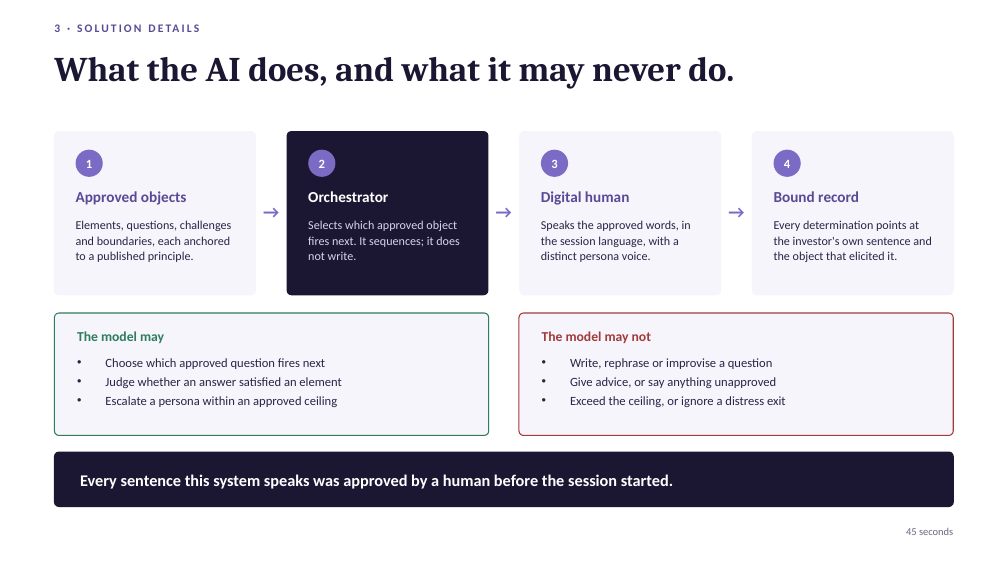
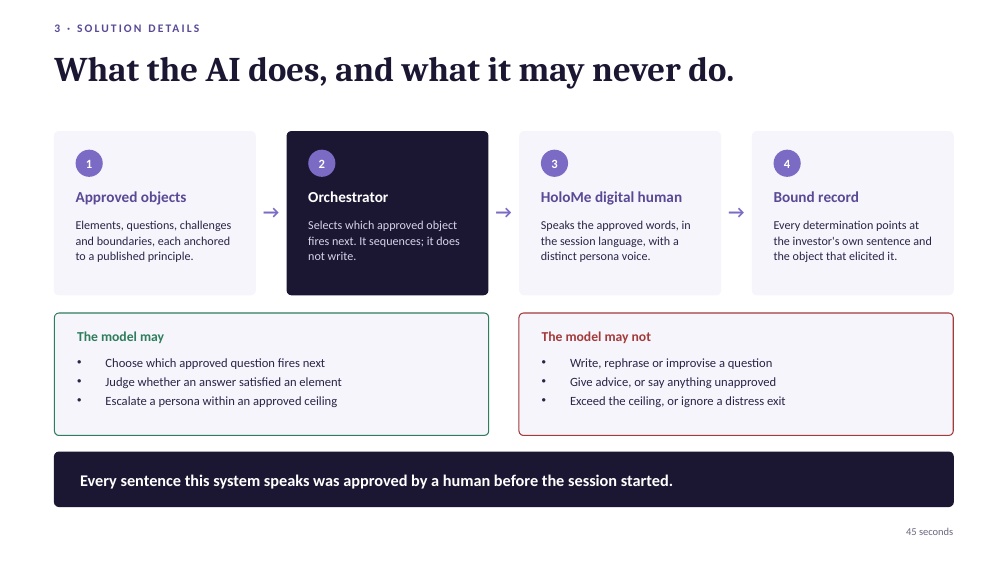
Before and after one commit to Fred-Byond/dengar, a slide deck: slide 4 of docs/AUREN-IOSCO-TechSprint-Demo-Day.pptx. Drawn at 1008x567 pixels with LibreOffice and Linux fonts; fonts in the diff are those of the drawing. Boxes give left, top, right and bottom in pixels: in the first picture for what was removed or moved away, otherwise in the second. Text is boxed around its words. In the diff, an @@ line names an element or a change of style, - is before the commit and + after.

```diff
--- a/docs/AUREN-IOSCO-TechSprint-Demo-Day.pptx
+++ b/docs/AUREN-IOSCO-TechSprint-Demo-Day.pptx
@@ text at (x1=541, y1=191, x2=682, y2=205): text changed @@
-Digital human
+HoloMe digital human
```
Also in this commit, not shown: 4 other slides changed, 1 other file.
